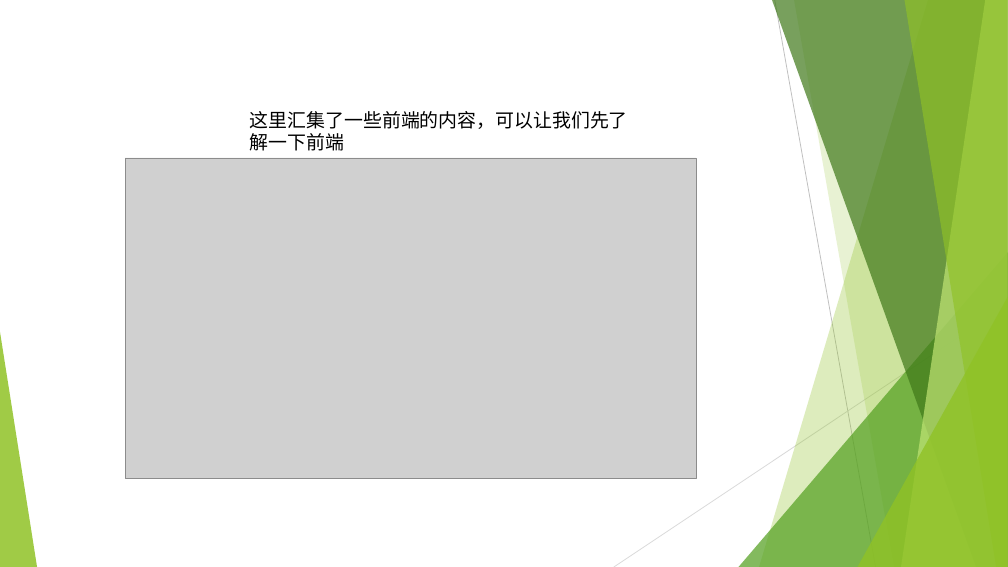
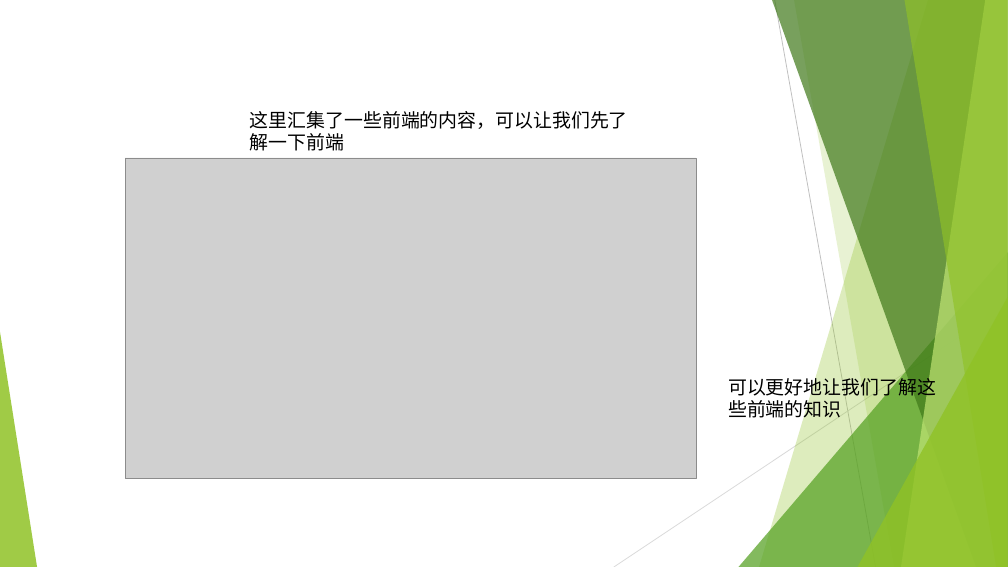
Before and after one commit to zhubaile/happy, a slide deck: slide 3 of 1201.pptx. Drawn at 1008x567 pixels with LibreOffice and Linux fonts; fonts in the diff are those of the drawing; grey boxes stand for pictures. Boxes give left, top, right and bottom in pixels: in the first picture for what was removed or moved away, otherwise in the second. Text is boxed around its words. In the diff, an @@ line names an element or a change of style, - is before the commit and + after.

```diff
--- a/1201.pptx
+++ b/1201.pptx
@@ text added at <box>728,374,936,422</box>, 18 pt, text #000000 @@
+可以更好地让我们了解这些前端的知识
```
Also in this commit, not shown: 1 other slide changed, 3 slides added, 3 slides removed.
